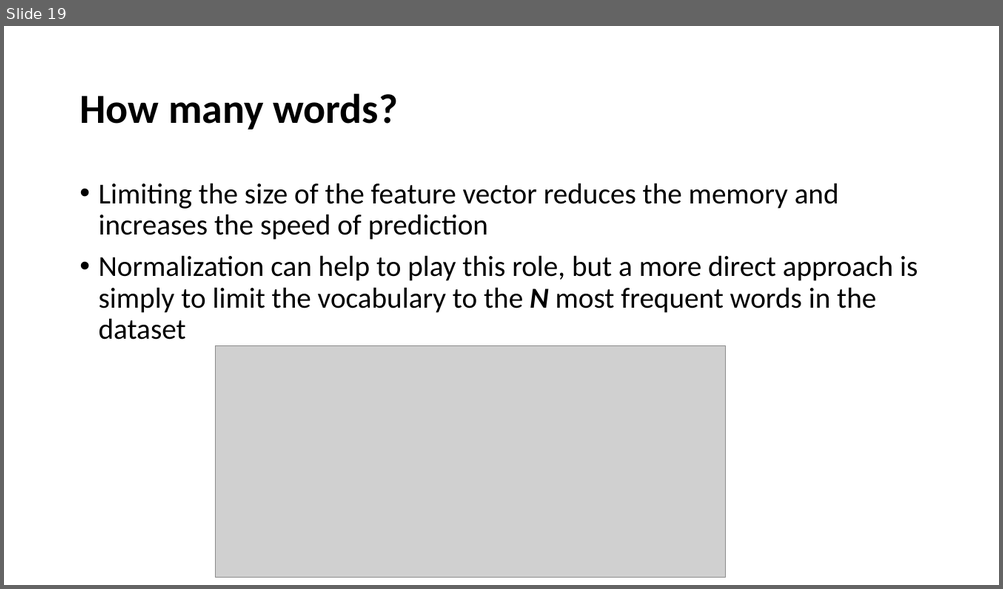
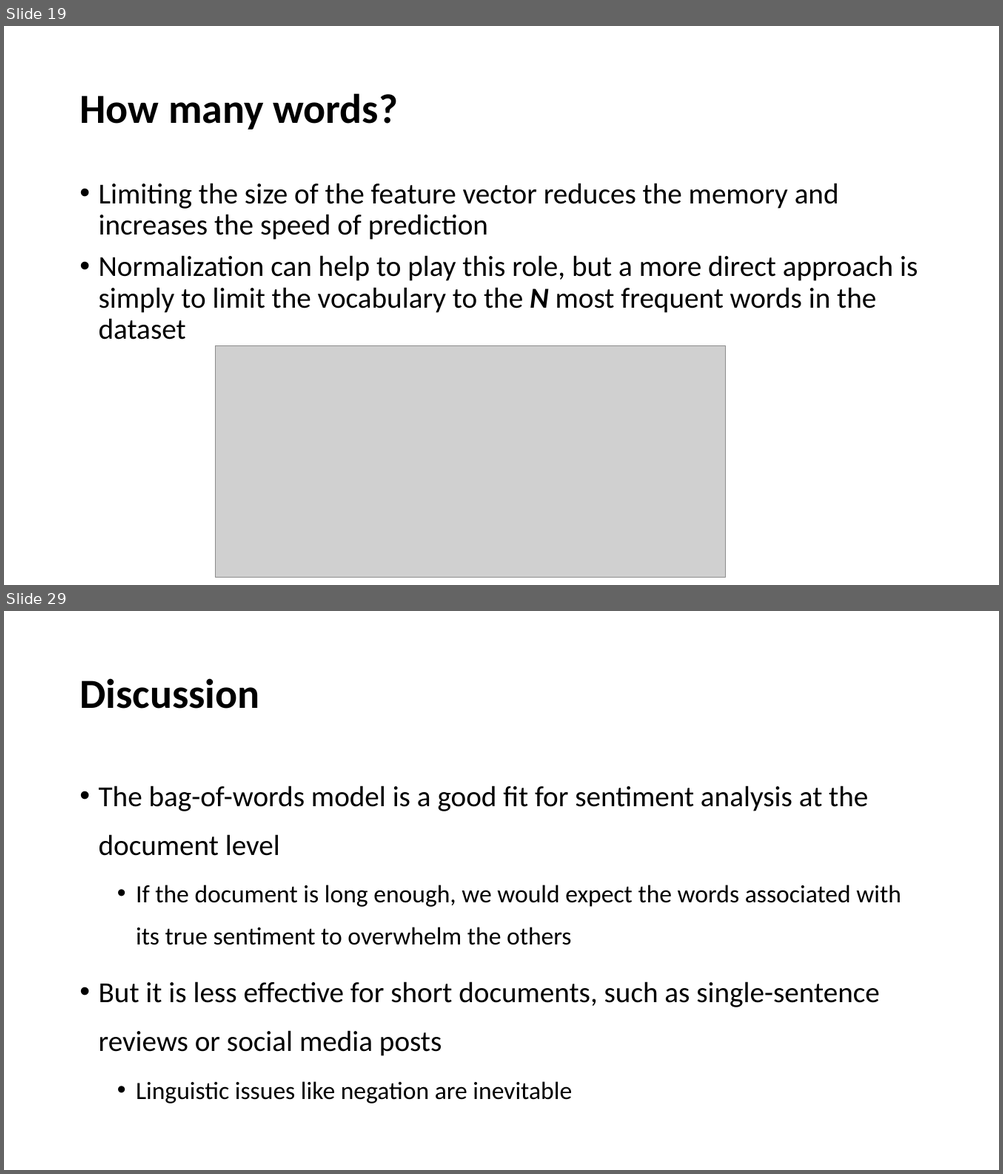
Before and after one commit to YeabinMoonEcon/BUS211, a slide deck: BUS243_NLP/lecture_notes/Lecture2.pptx. Shown one above the other, each under a label of ours: slide 19 before the commit, slides 19 and 29 after it; the slides between them are not shown. The pictures are 1003x589 and 1003x1174 pixels, drawn with LibreOffice and Linux fonts; fonts in the diff are those of the drawing; grey boxes stand for pictures. Boxes give left, top, right and bottom in pixels: in the first picture for what was removed or moved away, otherwise in the second. Text is boxed around its words. In the diff, an @@ line names an element or a change of style, - is before the commit and + after.

```diff
--- a/BUS243_NLP/lecture_notes/Lecture2.pptx
+++ b/BUS243_NLP/lecture_notes/Lecture2.pptx
@@ slide 29 added at (4, 611, 999, 1170), background #FFFFFF @@
@@ title added at (79, 678, 259, 709), 40 pt, text #000000, bold @@
+Discussion
@@ text added at (99, 786, 901, 1104), 28 pt, text #000000 @@
+• The bag-of-words model is a good fit for sentiment analysis at the document level
+  • If the document is long enough, we would expect the words associated with its true sentiment to overwhelm the others
+• But it is less effective for short documents, such as single-sentence reviews or social media posts
+  • Linguistic issues like negation are inevitable
```
Also in this commit, not shown: 2 slides changed, 10 other slides added, 2 slides removed, 3 other files.
